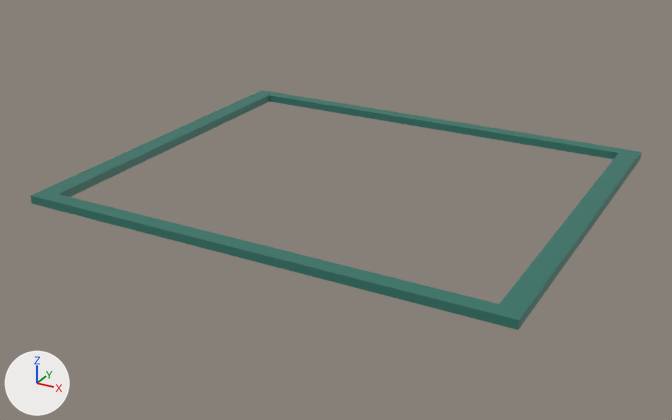
A saved change to the Blender file models/lvl.blend.
One viewpoint serves both versions: a 50 mm camera at (55.5, -78.3, 47.8) aimed at (-1.2, 24.7, -3.7). The lights are fixed; the arrows at lower left show +X, +Y and +Z. The same objects are shown in both versions, whatever each file hides.

The scene before the commit, as lines of its bpy script (objects in view):
```python
mat_material_001 = principled_material('Material.001')
mat_material_001.base_color = (0.0333, 0.177, 0.138)  # dark cyan #337568
me_cube_002 = bpy.data.meshes.new('Cube.002')
me_cube_002.from_pydata(...)  # 40 vertices, 41 faces; spans x -32.7..32.9, y 0.1..54.9, z 0.0..1.2
me_cube_002.materials.append(mat_material_001)  # its picture is missing
ob_tri1 = bpy.data.objects.new('tri1', me_cube_002)
ob_tri1.location = (0.0, 0.0, 0.0)
```
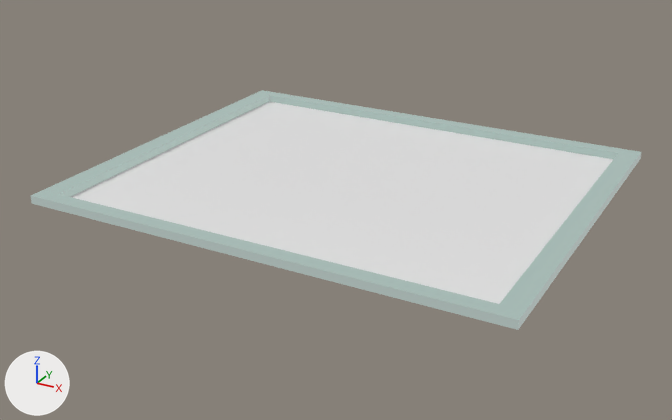
Pixel boxes (x1, y1, x2, y2) of what changed, in the pictures (672 x 420 px):
```json
{"object": "floor", "change": "added", "after": [71, 101, 613, 304]}
{"object": "tri1", "change": "recoloured, surface changed", "before": [31, 90, 641, 330], "after": [31, 90, 641, 330]}
```

The change, as JSON lines over the scene's bpy script:
```json
{"op": "add", "block": "mat_material_001", "code": "mat_material_001.emission_strength = 1.0"}
{"op": "add", "block": "mat_material_001", "code": "mat_material_001.emission_color = (0.329, 0.329, 0.329)  # grey #9b9b9b"}
{"op": "add", "block": "mat_material", "code": ["mat_material = principled_material('Material')", "mat_material.base_color = (0.8, 0.8, 0.8)  # white #e7e7e7"]}
{"op": "add", "block": "me_plane", "code": ["me_plane = bpy.data.meshes.new('Plane')", "me_plane.from_pydata([(32.8, 1.0, 0.0), (-32.8, 1.0, 0.0), (32.8, 54.4, 0.0), (-32.8, 54.4, 0.0)], [], [(0, 1, 3, 2)])", "me_plane.materials.append(mat_material)  # its picture is missing"]}
{"op": "add", "block": "ob_floor", "code": ["ob_floor = bpy.data.objects.new('floor', me_plane)", "ob_floor.location = (0.0, 0.0, 0.0)"]}
```
